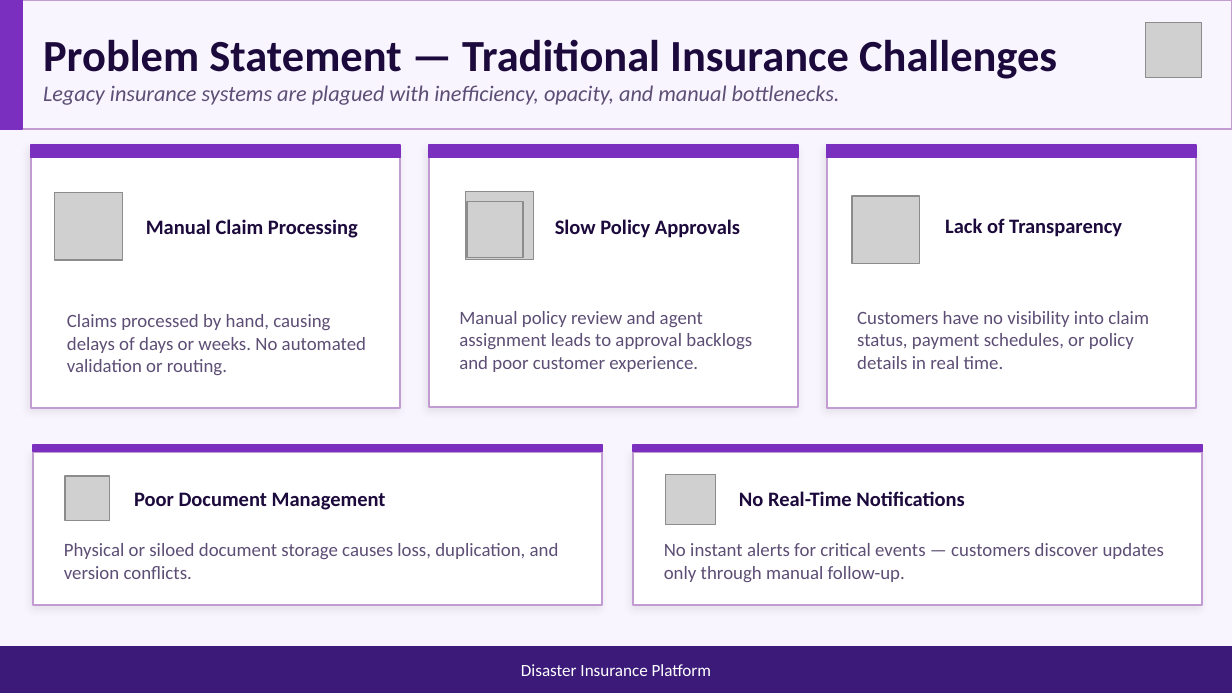
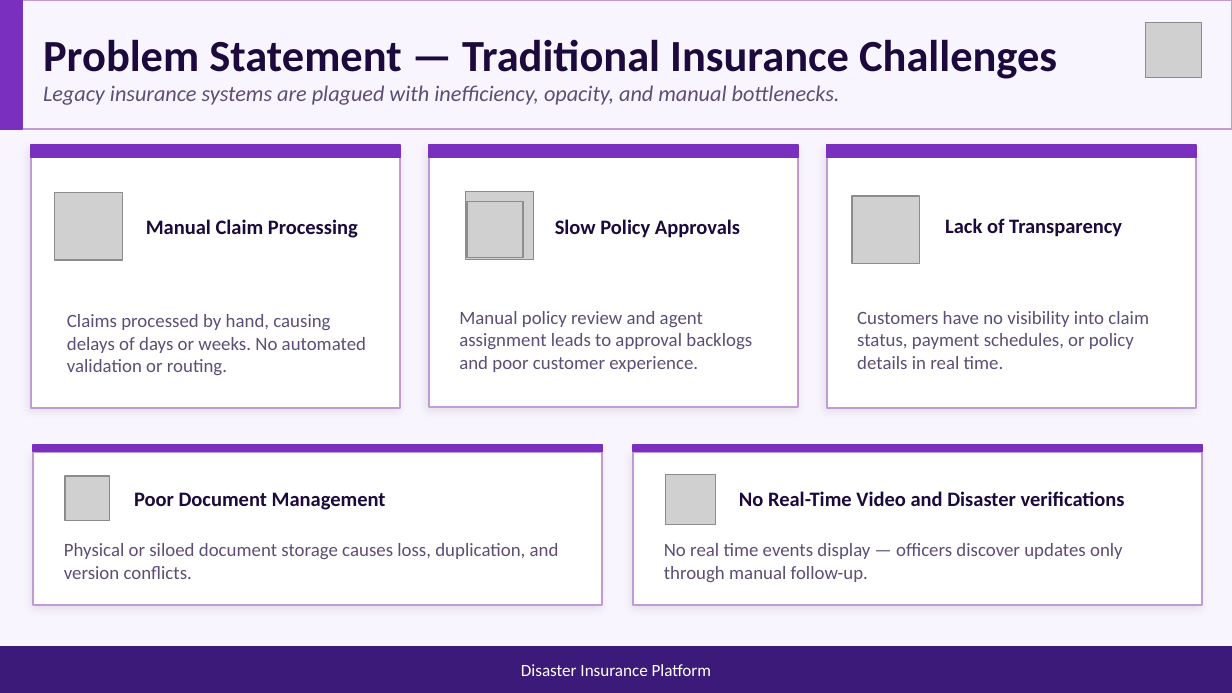
Before and after one commit to goutham4126/GOUTHAM, a slide deck: slide 2 of documents/insurance_capstone.pptx. Drawn at 1232x693 pixels with LibreOffice and Linux fonts; fonts in the diff are those of the drawing; grey boxes stand for pictures. Boxes give left, top, right and bottom in pixels: in the first picture for what was removed or moved away, otherwise in the second. Text is boxed around its words. In the diff, an @@ line names an element or a change of style, - is before the commit and + after.

```diff
--- a/documents/insurance_capstone.pptx
+++ b/documents/insurance_capstone.pptx
@@ text at (739,491,1125,506): text changed @@
-No Real-Time Notifications
+No Real-Time Video and Disaster verifications
@@ text at (664,543,1123,582): text changed @@
-No instant alerts for critical events — customers discover updates only through manual follow-up.
+No real time events display — officers discover updates only through manual follow-up.
```
Also in this commit, not shown: 2 other slides changed.
